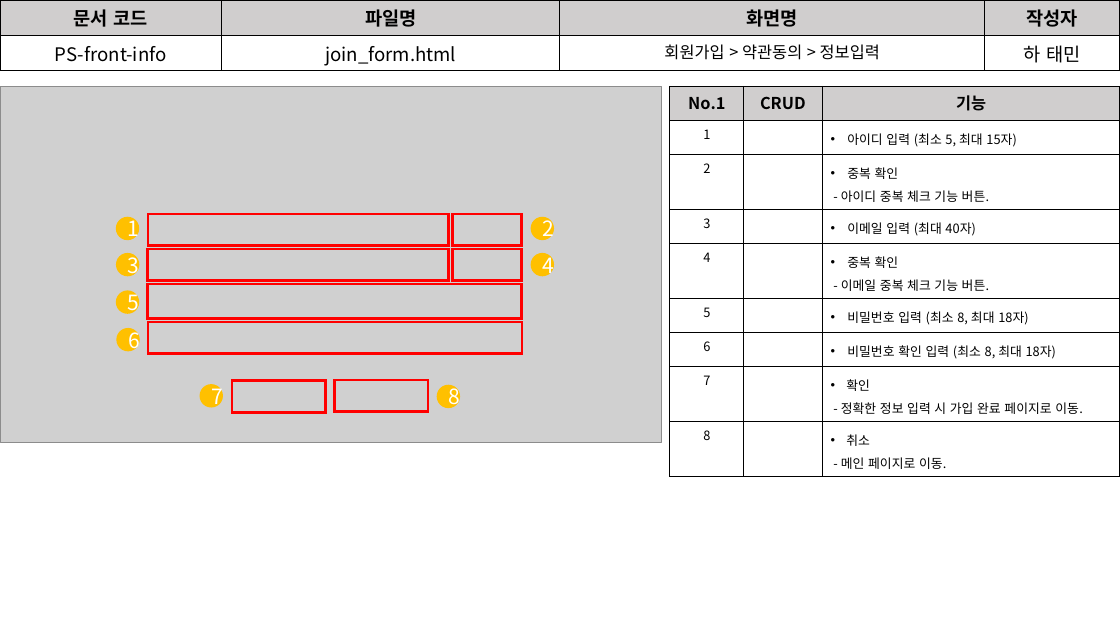
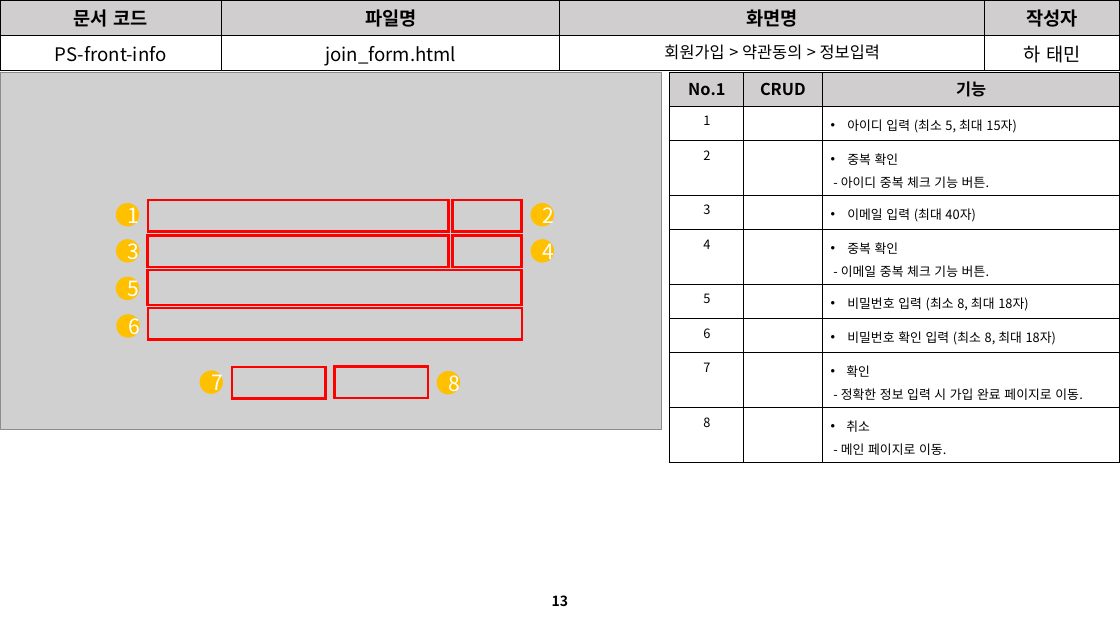
Before and after one commit to David-Ha-1217/Publisher_Portfolio, a slide deck: slide 13 of Documents/화면설계서.pptx (slide 12 before the commit). Drawn at 1120x630 pixels with LibreOffice and Linux fonts; fonts in the diff are those of the drawing; grey boxes stand for pictures. Boxes give left, top, right and bottom in pixels: in the first picture for what was removed or moved away, otherwise in the second. Text is boxed around its words. In the diff, an @@ line names an element or a change of style, - is before the commit and + after.

```diff
--- a/Documents/화면설계서.pptx
+++ b/Documents/화면설계서.pptx
@@ 8 ellipses, 8 rectangles, 1 table, 1 picture: place and size @@
-8 ellipses, 8 rectangles, 1 table, 1 picture at bbox=[0, 87, 1120, 473]
+8 ellipses, 8 rectangles, 1 table, 1 picture at bbox=[0, 73, 1120, 459]
@@ page number added at bbox=[552, 595, 568, 606], 12 pt, text #000000, bold @@
+13
```
Also in this commit, not shown: 24 other slides changed, 3 slides added, 2 slides removed, 1 other file.
